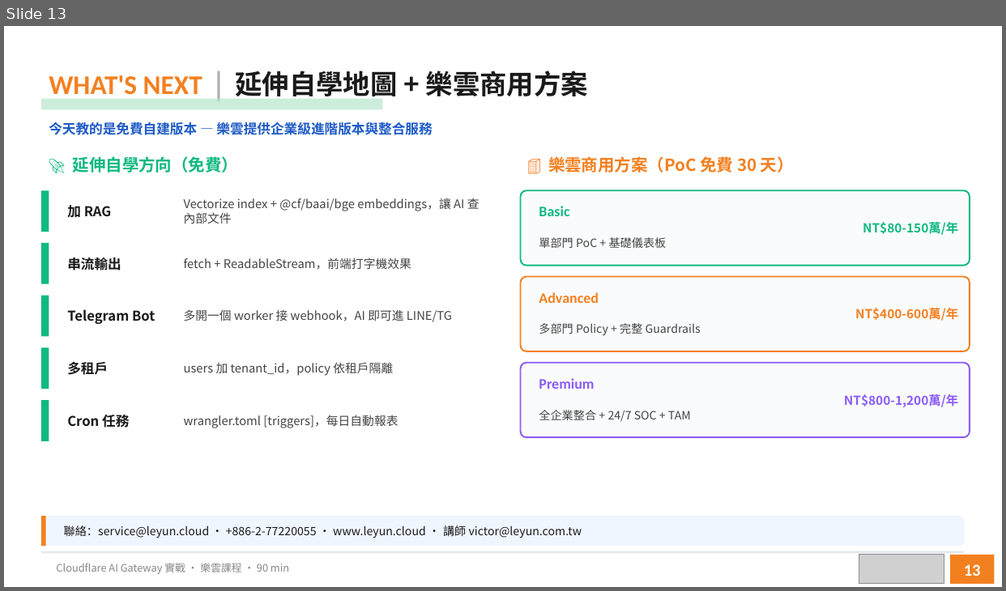
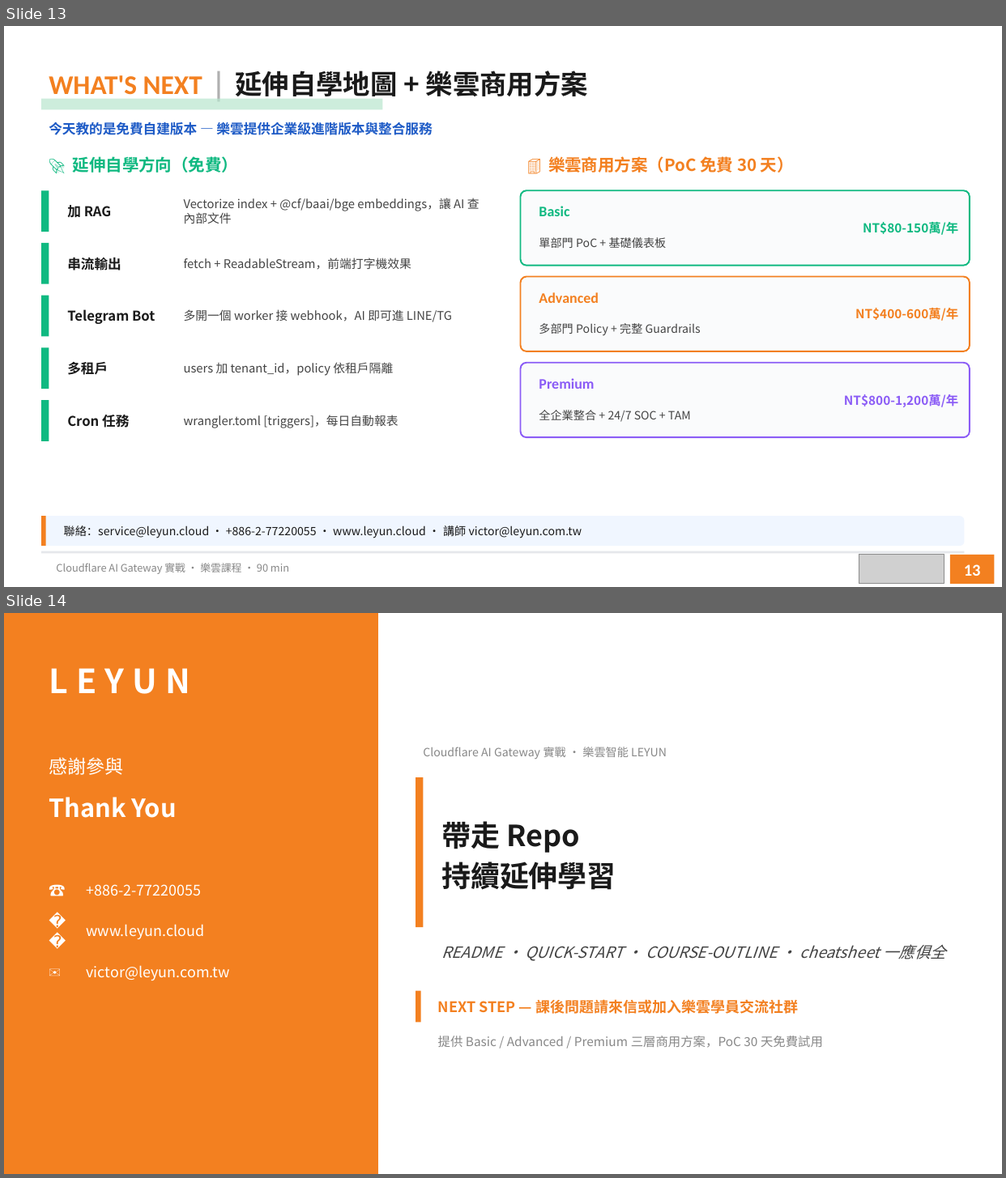
Before and after one commit to victor-workspace/cloudflare-aigw-course, a slide deck: slides/aigw-course.pptx. Shown one above the other, each under a label of ours: slide 13 before the commit, slides 13 and 14 after it. The pictures are 1006x591 and 1006x1178 pixels, drawn with LibreOffice and Linux fonts; fonts in the diff are those of the drawing; grey boxes stand for pictures. Boxes give left, top, right and bottom in pixels: in the first picture for what was removed or moved away, otherwise in the second. Text is boxed around its words. In the diff, an @@ line names an element or a change of style, - is before the commit and + after.

```diff
--- a/slides/aigw-course.pptx
+++ b/slides/aigw-course.pptx
@@ slide 14 added at <box>4,613,1002,1174</box>, background #FFFFFF @@
@@ rectangle added at <box>4,613,378,1174</box>, fill #F38020 @@
@@ text added at <box>49,668,190,694</box>, 32 pt, text #FFFFFF, bold @@
+LEYUN
@@ text added at <box>49,757,123,775</box>, 18 pt, text #FFFFFF @@
+感謝參與
@@ text added at <box>423,747,667,759</box>, 11 pt, text #888888 @@
+Cloudflare AI Gateway 實戰 · 樂雲智能 LEYUN
@@ rectangle added at <box>415,777,424,927</box>, fill #F38020 @@
@@ text added at <box>49,797,177,818</box>, 24 pt, text #FFFFFF, bold @@
+Thank You
@@ text added at <box>441,821,616,890</box>, 28 pt, text #1A1A1A, bold @@
+帶走 Repo
+持續延伸學習
@@ text added at <box>41,875,71,905</box>, 16 pt, text #FFFFFF @@
+☎
@@ text added at <box>86,884,201,897</box>, 14 pt, text #FFFFFF @@
++886-2-77220055
@@ text added at <box>41,916,71,946</box>, 16 pt, text #FFFFFF @@
+🌐
@@ text added at <box>86,924,204,939</box>, 14 pt, text #FFFFFF @@
+www.leyun.cloud
@@ text added at <box>441,944,946,961</box>, 15 pt, text #444444, italic @@
+README · QUICK-START · COURSE-OUTLINE · cheatsheet 一應俱全
@@ text added at <box>41,957,71,987</box>, 16 pt, text #FFFFFF @@
+✉
@@ text added at <box>86,965,230,981</box>, 14 pt, text #FFFFFF @@
+victor@leyun.com.tw
@@ rectangle added at <box>415,991,421,1023</box>, fill #F38020 @@
@@ text added at <box>438,999,798,1014</box>, 14 pt, text #F38020, bold @@
+NEXT STEP — 課後問題請來信或加入樂雲學員交流社群
@@ text added at <box>438,1036,823,1048</box>, 12 pt, text #888888 @@
+提供 Basic / Advanced / Premium 三層商用方案，PoC 30 天免費試用
```
Also in this commit, not shown: 1 slide changed, 1 slide removed, 1 other file.
